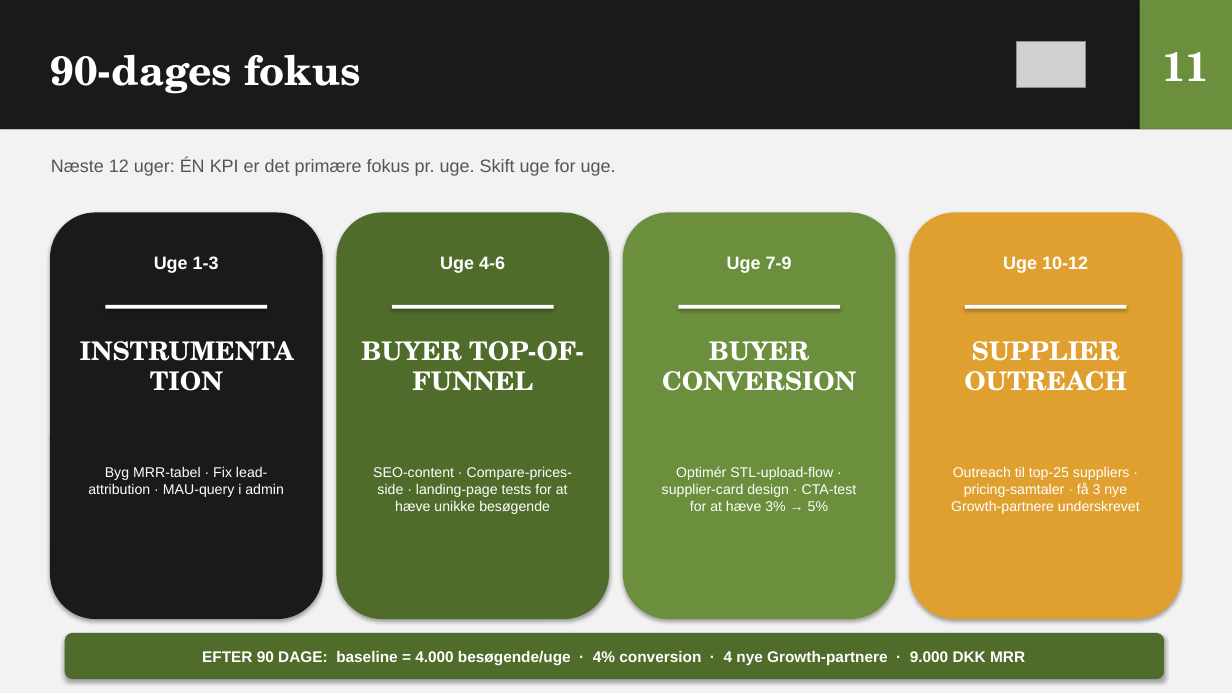
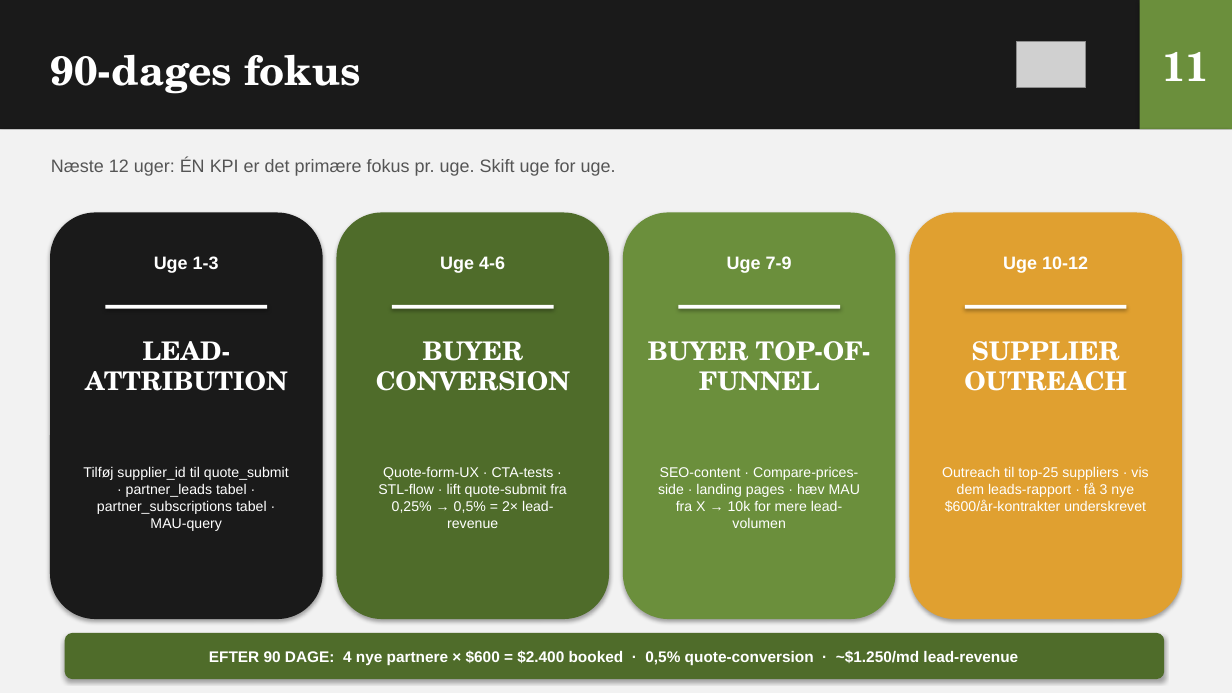
Before and after one commit to chrnymark-web/amsupplycheck, a slide deck: slide 11 of SupplyCheck_Weekly_KPI_Deck.pptx. Drawn at 1232x693 pixels with LibreOffice and Linux fonts; fonts in the diff are those of the drawing; grey boxes stand for pictures. Boxes give left, top, right and bottom in pixels: in the first picture for what was removed or moved away, otherwise in the second. Text is boxed around its words. In the diff, an @@ line names an element or a change of style, - is before the commit and + after.

```diff
--- a/SupplyCheck_Weekly_KPI_Deck.pptx
+++ b/SupplyCheck_Weekly_KPI_Deck.pptx
@@ text at box(85, 341, 287, 391): text changed @@
-INSTRUMENTATION
+LEAD-ATTRIBUTION
@@ text at box(376, 341, 570, 391): text changed @@
-BUYER TOP-OF-FUNNEL
+BUYER CONVERSION
@@ text at box(648, 341, 871, 391): text changed @@
-BUYER CONVERSION
+BUYER TOP-OF-FUNNEL
@@ text at box(83, 466, 289, 531): text changed @@
-Byg MRR-tabel · Fix lead-attribution · MAU-query i admin
+Tilføj supplier_id til quote_submit · partner_leads tabel · partner_subscriptions tabel · MAU-query
@@ text at box(378, 467, 566, 528): text changed @@
-SEO-content · Compare-prices-side · landing-page tests for at hæve unikke besøgende
+Quote-form-UX · CTA-tests · STL-flow · lift quote-submit fra 0,25% → 0,5% = 2× lead-revenue
@@ text at box(658, 467, 860, 528): text changed @@
-Optimér STL-upload-flow · supplier-card design · CTA-test for at hæve 3% → 5%
+SEO-content · Compare-prices-side · landing pages · hæv MAU fra X → 10k for mere lead-volumen
@@ text at box(942, 466, 1148, 512): text changed @@
-Outreach til top-25 suppliers · pricing-samtaler · få 3 nye Growth-partnere underskrevet
+Outreach til top-25 suppliers · vis dem leads-rapport · få 3 nye $600/år-kontrakter underskrevet
@@ text at box(209, 650, 1018, 665): text changed @@
-EFTER 90 DAGE: baseline = 4.000 besøgende/uge · 4% conversion · 4 nye Growth-partnere · 9.000 DKK MRR
+EFTER 90 DAGE: 4 nye partnere × $600 = $2.400 booked · 0,5% quote-conversion · ~$1.250/md lead-revenue
```
Also in this commit, not shown: 8 other slides changed, 1 slide added, 1 slide removed, 1 other file.
